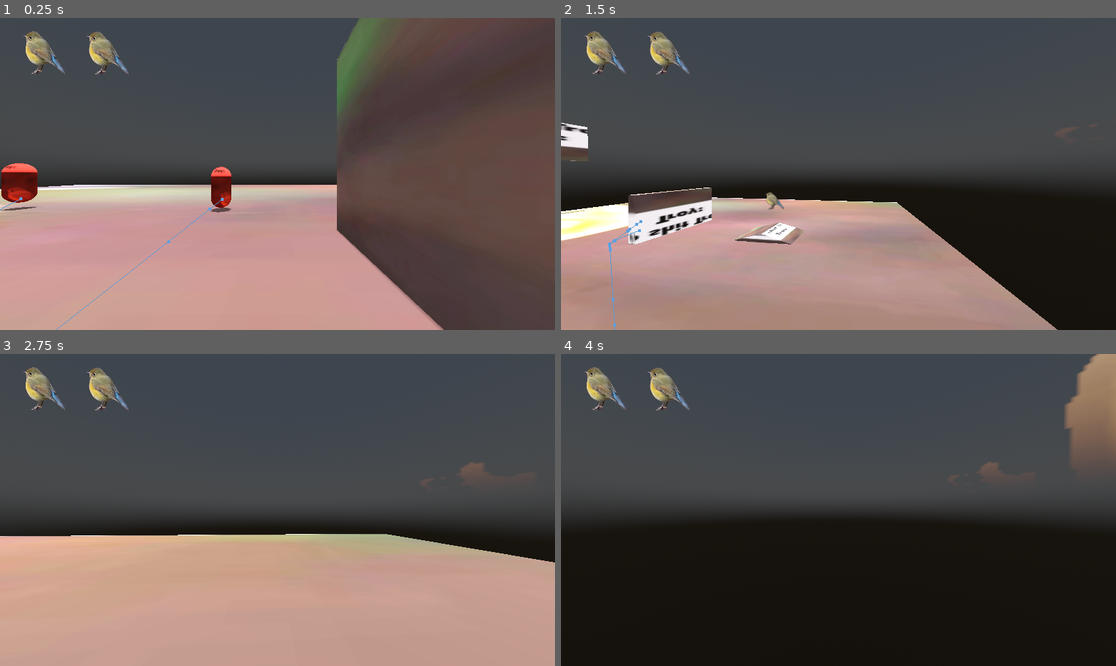
Above: before the commit, frames 1-4 (two rows, left to right).
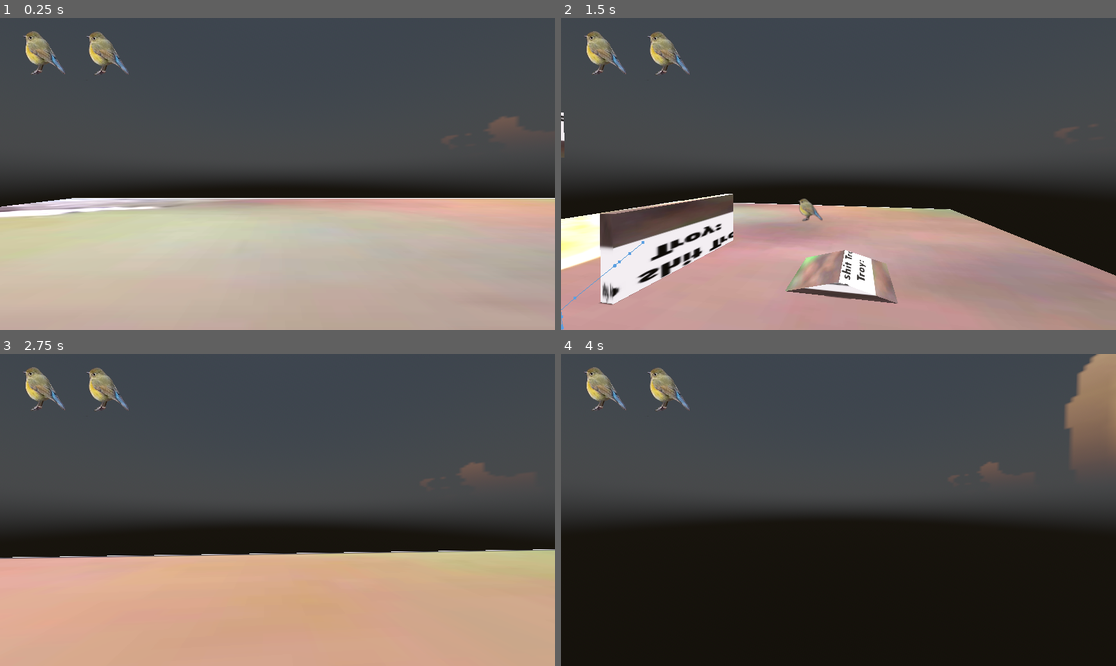
Above: after the commit, the same moments.

Repository: ihaveapatricklmao/TROY
Game: Godot game, scene res://World.tscn
The game is run twice, just before and just after one commit, with the same random seed, the same clock (stepped at 60 frames per second) and the same inputs. The engine's default icon, where the game draws it, is replaced by a stand-in: a white triangle on a blue panel in a dark square.
Inputs (mouse positions are in pixels of both pictures, inside the frame that each line leads up to):
- Up to frame 1 (0.25 s): no input
- Up to frame 2 (1.5 s): tap Enter (ui_accept) at 0.5, 0.77 s; move the mouse to (960, 158) at 0.52 s; hold D (moveright) 0.53-1.28 s; tap Shift (dash) at 0.6, 1.35 s; move the mouse to (810, 174) at 1.27 s; hold W (moveup) from 1.28 s (still down)
- Up to frame 3 (2.75 s): keep holding W (moveup); tap Enter (ui_accept) at 1.52 s; move the mouse to (288, 503) at 2.02 s; tap Shift (dash) at 2.1 s
- Up to frame 4 (4 s): keep holding W (moveup); move the mouse to (832, 516) at 2.77 s; tap Shift (dash) at 2.85, 3.6 s; tap Enter (ui_accept) at 3.02, 3.5, 3.77 s; move the mouse to (877, 513) at 3.52 s

The runs differ from the first frame. In frame 1, 45% of the frame differs, in the area x 0-100%, y 0-100%; in frame 2, 26%; in frame 3, 7.1%; in frame 4, nothing differs.

Commit message:
made better organization in the file system

Diff:
--- a/whatdafreak/World.tscn
+++ b/whatdafreak/World.tscn
@@ -1,9 +1,9 @@
 [gd_scene load_steps=27 format=3 uid="uid://odi2kmxpmm1"]
 
-[ext_resource type="PackedScene" uid="uid://dwroi42luyie5" path="res://Player.tscn" id="1_xxcys"]
-[ext_resource type="PackedScene" uid="uid://6i0dupevpyv5" path="res://Chaser.tscn" id="2_f1mby"]
 [ext_resource type="Texture2D" uid="uid://060qx2psxl2h" path="res://icon.svg" id="3_0qrq7"]
+[ext_resource type="PackedScene" uid="uid://ca71u3tfsqkgj" path="res://playerstuff/Player.tscn" id="3_bwhxa"]
 [ext_resource type="Texture2D" uid="uid://4tyhwgdylp8c" path="res://troytrexture.PNG" id="4_2hndn"]
+[ext_resource type="PackedScene" uid="uid://ddeh5h5tss85c" path="res://enemies/Chaser.tscn" id="4_87oe3"]
 [ext_resource type="Texture2D" uid="uid://m7jsggat66dh" path="res://troy.PNG" id="6_eggmi"]
 
 [sub_resource type="NavigationMesh" id="NavigationMesh_et41b"]
@@ -94,9 +94,6 @@
 [node name="NavigationRegion3D" type="NavigationRegion3D" parent="."]
 navigation_mesh = SubResource("NavigationMesh_et41b")
 
-[node name="Player" parent="NavigationRegion3D" instance=ExtResource("1_xxcys")]
-transform = Transform3D(1, 0, 0, 0, 1, 0, 0, 0, 1, -2.46251, -8.23596, 0.273005)
-
 [node name="GROUND" type="CharacterBody3D" parent="NavigationRegion3D"]
 transform = Transform3D(5.28579, 0, 0, 0, 1, 0, 0, 0, 2.72571, 0, 0, 0)
 
@@ -109,9 +106,6 @@
 [node name="CollisionShape3D" type="CollisionShape3D" parent="NavigationRegion3D/GROUND"]
 transform = Transform3D(-13.4717, 0, 0, 0, 1, -8.67656e-08, 0, 1.67916e-06, 19.063, 0, -10.1205, 0)
 shape = SubResource("BoxShape3D_if8wj")
-
-[node name="Chaser" parent="NavigationRegion3D" instance=ExtResource("2_f1mby")]
-transform = Transform3D(1, 0, 0, 0, 1, 0, 0, 0, 1, -16.8531, -7.13329, -8.27995)
 
 [node name="OBS" type="CharacterBody3D" parent="NavigationRegion3D"]
 transform = Transform3D(1, 0, 0, 0, 1, 0, 0, 0, 9.27068, 0, -6.92482, 0)
@@ -126,9 +120,6 @@
 transform = Transform3D(1, 0, 0, 0, 5.62438, 0, 0, 0, 1, 0, 0, 0)
 shape = SubResource("BoxShape3D_g8jni")
 
-[node name="Chaser2" parent="NavigationRegion3D" instance=ExtResource("2_f1mby")]
-transform = Transform3D(1, 0, 0, 0, 1, 0, 0, 0, 1, -5.4638, -7.13329, -8.27995)
-
 [node name="SLOPE" type="CharacterBody3D" parent="NavigationRegion3D"]
 transform = Transform3D(1, 0, 0, 0, 1, 0, 0, 0, 1, 0, -0.0275126, 0)
 
@@ -140,6 +131,12 @@
 [node name="CollisionShape3D" type="CollisionShape3D" parent="NavigationRegion3D/SLOPE"]
 transform = Transform3D(7.59743, 0, 0, 0, 1, 0, 0, 0, 4.33699, 14.316, -9.19084, 0)
 shape = SubResource("ConvexPolygonShape3D_yebk8")
+
+[node name="Player" parent="NavigationRegion3D" instance=ExtResource("3_bwhxa")]
+transform = Transform3D(1, 0, 0, 0, 1, 0, 0, 0, 1, -9.75887, -6.29319, -6.49662)
+
+[node name="Chaser" parent="NavigationRegion3D" instance=ExtResource("4_87oe3")]
+transform = Transform3D(1, 0, 0, 0, 1, 0, 0, 0, 1, -17.0193, -7.17525, -7.65389)
 
 [node name="WorldEnvironment" type="WorldEnvironment" parent="."]
 environment = SubResource("Environment_k6lwp")
--- a/whatdafreak/Chaser.tscn
+++ b/whatdafreak/enemies/Chaser.tscn
@@ -1,13 +1,13 @@
-[gd_scene load_steps=7 format=3 uid="uid://6i0dupevpyv5"]
+[gd_scene load_steps=7 format=3 uid="uid://ddeh5h5tss85c"]
 
-[ext_resource type="Script" path="res://Chaser.gd" id="1_jh4n3"]
-[ext_resource type="Texture2D" uid="uid://4tyhwgdylp8c" path="res://troytrexture.PNG" id="2_crrws"]
+[ext_resource type="Script" path="res://enemies/Chaser.gd" id="1_fqsfx"]
+[ext_resource type="Texture2D" uid="uid://4tyhwgdylp8c" path="res://troytrexture.PNG" id="2_ebxfu"]
 
 [sub_resource type="BoxShape3D" id="BoxShape3D_a0sbx"]
 
 [sub_resource type="StandardMaterial3D" id="StandardMaterial3D_ivco5"]
 albedo_color = Color(1, 0.2, 0.164706, 1)
-albedo_texture = ExtResource("2_crrws")
+albedo_texture = ExtResource("2_ebxfu")
 
 [sub_resource type="ORMMaterial3D" id="ORMMaterial3D_qncsk"]
 shading_mode = 0
@@ -17,7 +17,7 @@
 material = SubResource("ORMMaterial3D_qncsk")
 
 [node name="Chaser" type="CharacterBody3D"]
-script = ExtResource("1_jh4n3")
+script = ExtResource("1_fqsfx")
 hp = 10
 max_hp = 10
 attack_type = "Attack2"
--- a/whatdafreak/Player.tscn
+++ b/whatdafreak/playerstuff/Player.tscn
@@ -1,13 +1,13 @@
-[gd_scene load_steps=8 format=3 uid="uid://dwroi42luyie5"]
+[gd_scene load_steps=8 format=3 uid="uid://ca71u3tfsqkgj"]
 
-[ext_resource type="Script" path="res://Player.gd" id="1_qqs3u"]
-[ext_resource type="Texture2D" uid="uid://4tyhwgdylp8c" path="res://troytrexture.PNG" id="2_dyvyu"]
-[ext_resource type="Texture2D" uid="uid://m7jsggat66dh" path="res://troy.PNG" id="3_jx0j4"]
+[ext_resource type="Script" path="res://playerstuff/Player.gd" id="1_n5yej"]
+[ext_resource type="Texture2D" uid="uid://4tyhwgdylp8c" path="res://troytrexture.PNG" id="2_swq4g"]
+[ext_resource type="Texture2D" uid="uid://m7jsggat66dh" path="res://troy.PNG" id="3_ewlya"]
 
 [sub_resource type="BoxShape3D" id="BoxShape3D_7wj5b"]
 
 [sub_resource type="StandardMaterial3D" id="StandardMaterial3D_1b6gg"]
-albedo_texture = ExtResource("2_dyvyu")
+albedo_texture = ExtResource("2_swq4g")
 
 [sub_resource type="ORMMaterial3D" id="ORMMaterial3D_f46v0"]
 shading_mode = 0
@@ -17,7 +17,7 @@
 material = SubResource("ORMMaterial3D_f46v0")
 
 [node name="Player" type="CharacterBody3D"]
-script = ExtResource("1_qqs3u")
+script = ExtResource("1_n5yej")
 
 [node name="CollisionShape3D" type="CollisionShape3D" parent="."]
 transform = Transform3D(1, 0, 0, 0, 2.10713, 0, 0, 0, 1, 0, 0, 0)
Renamed: whatdafreak/Chaser.gd -> whatdafreak/enemies/Chaser.gd
Renamed: whatdafreak/Player.gd -> whatdafreak/playerstuff/Player.gd
Not shown: 1 places in whatdafreak/playerstuff/Player.tscn that only renumber resources
